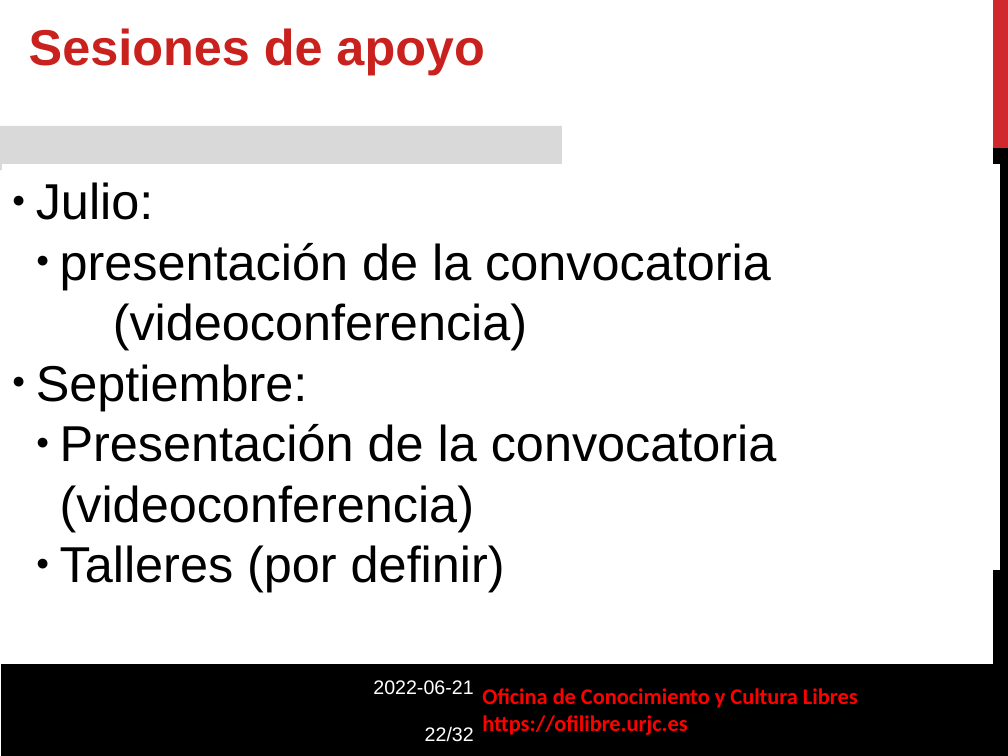
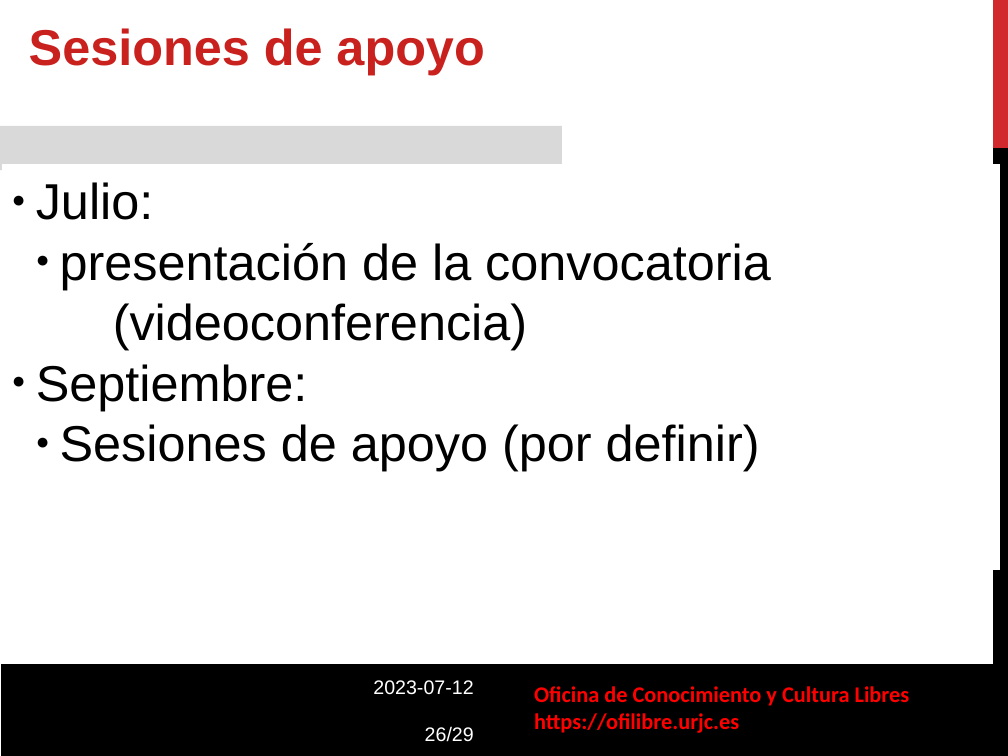
Before and after one commit to gabrielIzquierdo/OfiLibreGabri.github.io, a slide deck: slide 26 of static/transpas/convocatoria-asignaturas-abierto/Convocatoria_Asignaturas_Abierto.odp (slide 22 before the commit). Drawn at 1008x756 pixels with LibreOffice and Linux fonts; fonts in the diff are those of the drawing; background and template pictures are left out. Boxes give left, top, right and bottom in pixels: in the first picture for what was removed or moved away, otherwise in the second. Text is boxed around its words. In the diff, an @@ line names an element or a change of style, - is before the commit and + after.

```diff
--- a/static/transpas/convocatoria-asignaturas-abierto/Convocatoria_Asignaturas_Abierto.odp
+++ b/static/transpas/convocatoria-asignaturas-abierto/Convocatoria_Asignaturas_Abierto.odp
@@ text in rectangle at box(60, 424, 760, 471): text changed @@
-  ● Presentación de la convocatoria (videoconferencia)
-  ● Talleres (por definir)
+  ● Sesiones de apoyo (por definir)
@@ text at box(373, 680, 474, 742): text changed @@
-2022-06-21
-22/32
+2023-07-12
+26/29
@@ text "Oficina de Conocimiento y Cultura ...": place and size @@
-text "Oficina de Conocimiento y Cultura ..." at box(482, 688, 858, 735)
+text "Oficina de Conocimiento y Cultura ..." at box(534, 686, 910, 733)
```
Also in this commit, not shown: 20 other slides changed, 5 slides added, 8 slides removed, 3 other files.
